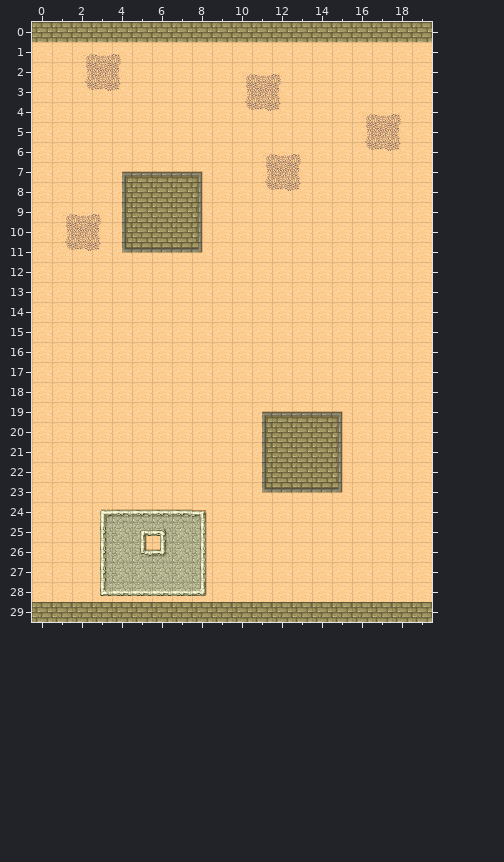
Level history. Tiled map: android/assets/maps/test1.tmx. The first picture shows the starting point.
Cells are 32x32 px. Shown: x 0..19, y 0..29.
Now the later version:
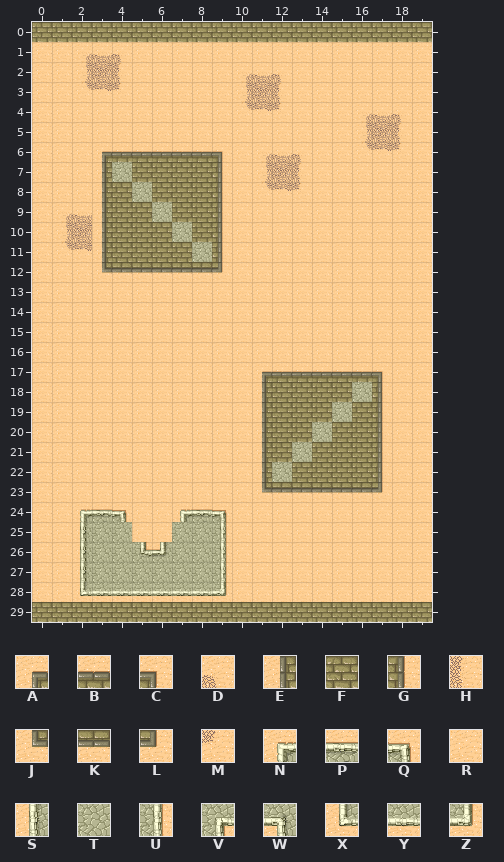
Key: from "tmw_desert_spacing": A 0, B 1, C 2, D 7, E 8, F 9, G 10, H 15, J 16, K 17, L 18, M 23, N 24, P 25, Q 26, R 29, S 32, T 33, U 34, V 35, W 36, X 40, Y 41, Z 42.
_ is an empty cell.
Change:
Layer "Kachelebene 1":
y 6: x 3..9 RRRRRRR -> ABBBBBC
y 7: x 3..9 RABBBCR -> ETFFFFG
y 8: x 3..5 REF -> EFT; x 8..9 GR -> FG
y 9: x 3..4 DE -> EF; x 6 F -> T; x 8..9 GR -> FG
y 10: x 3..4 HE -> EF; x 7..9 FGR -> TFG
y 11: x 3..9 MJKKKLR -> EFFFFTG
y 12: x 3..9 RRRRRRR -> JKKKKKL
y 17: x 11..17 RRRRRRR -> ABBBBBC
y 18: x 11..17 RRRRRRR -> EFFFFTG
y 19: x 11..17 ABBBCRR -> EFFFTFG
y 20: x 14..17 FGRR -> TFFG
y 21: x 13 F -> T; x 15..17 GRR -> FFG
y 22: x 12 F -> T; x 15..17 GRR -> FFG
y 23: x 15..17 LRR -> KKL
y 24: x 2..9 RNPPPPQR -> NPQRRNPQ
y 25: x 2..3 RS -> ST; x 5..6 VW -> RR; x 8..9 UR -> TU
y 26..27: x 2..3 RS -> ST; x 8..9 UR -> TU
y 28: x 2..3 RX -> XY; x 8..9 ZR -> YZ
